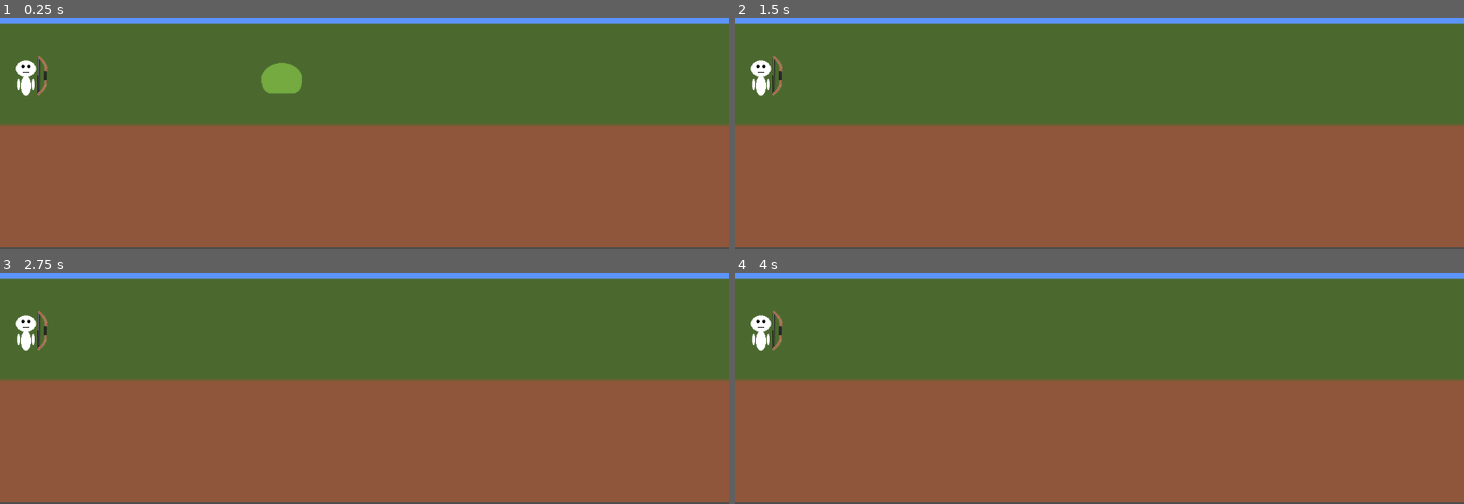
Above: before the commit, frames 1-4 (two rows, left to right).
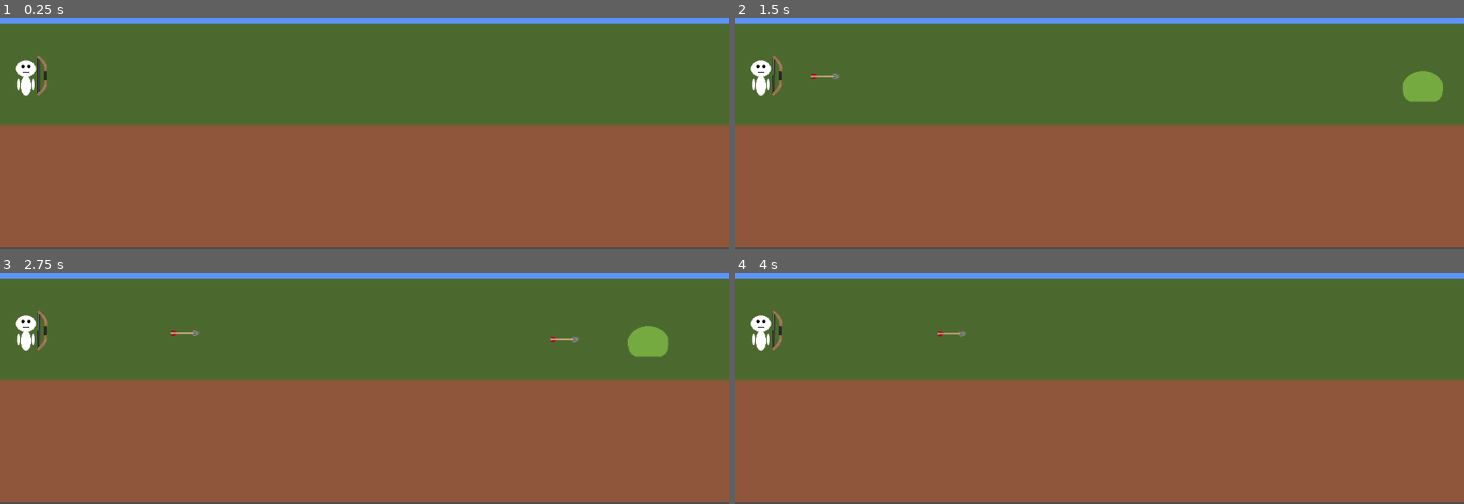
Above: after the commit, the same moments.

Repository: IcyOtter/idle-defense-game
Game: Godot game, scene res://Scene/world.tscn
Two runs of this game, one before a commit and one after it. Both use one fixed random seed, a clock stepped at 60 frames per second and the inputs below.
Inputs (mouse positions are in pixels of both pictures, inside the frame that each line leads up to):
- Up to frame 1 (0.25 s): no input
- Up to frame 2 (1.5 s): move the mouse to (1259, 22) at 0.52 s; press the mouse at (1259, 22) at 0.53 s; move the mouse to (953, 64) at 1.27 s; release the mouse at (953, 64) at 1.28 s; tap Z (toggle_auto_fire) at 1.35 s
- Up to frame 3 (2.75 s): move the mouse to (outside the picture) at 2.02 s; press the mouse at (outside the picture) at 2.03 s
- Up to frame 4 (4 s): move the mouse to (1063, 381) at 2.77 s; release the mouse at (1063, 381) at 2.78 s; tap Z (toggle_auto_fire) at 2.85 s; move the mouse to (1318, 360) at 3.52 s; press the mouse at (1318, 360) at 3.53 s

The runs differ from the first frame. In frame 1, 0.7% of the frame differs, in the area x 5-42%, y 16-33%; in frame 2, 0.7%; in frame 3, 0.7%, in the area x 23-92%, y 22-37%; in frame 4, less than 0.1%.

Commit message:
- Created enemy spawner and wave support

Diff:
--- a/Scene/world.tscn
+++ b/Scene/world.tscn
@@ -1,8 +1,9 @@
-[gd_scene load_steps=5 format=3 uid="uid://dbpb11ikj2xfu"]
+[gd_scene load_steps=6 format=3 uid="uid://dbpb11ikj2xfu"]
 
 [ext_resource type="Texture2D" uid="uid://ctbrkxpyxfa6l" path="res://Assets/Terrain/dirtandgrass.png" id="1_emx41"]
-[ext_resource type="PackedScene" uid="uid://blgx3oqcm6m2t" path="res://Assets/Enemies/Green Slime/GreenSlime.tscn" id="2_dlwip"]
 [ext_resource type="PackedScene" uid="uid://dg5tgildmyl0p" path="res://Assets/Player/player.tscn" id="3_ejll3"]
+[ext_resource type="Script" uid="uid://cfpdp5lgjg7x0" path="res://Scripts/Enemy/Spawner/EnemySpawner.gd" id="4_pcvp0"]
+[ext_resource type="Resource" uid="uid://doqfseeby5rwt" path="res://Scripts/Enemy/Spawner/Spawner Schedules/World1/Sched_World_01.tres" id="5_37axr"]
 
 [sub_resource type="RectangleShape2D" id="RectangleShape2D_ejll3"]
 size = Vector2(1207, 20)
@@ -35,8 +36,16 @@
 position = Vector2(0.5, 101)
 shape = SubResource("RectangleShape2D_ejll3")
 
-[node name="GreenSlime" parent="." instance=ExtResource("2_dlwip")]
-position = Vector2(-118, 54)
-
 [node name="Player" parent="." instance=ExtResource("3_ejll3")]
 position = Vector2(-535, 50)
+
+[node name="EnemySpawner" type="Node2D" parent="." node_paths=PackedStringArray("spawn_points", "spawn_parent")]
+script = ExtResource("4_pcvp0")
+schedule = ExtResource("5_37axr")
+spawn_points = [NodePath("SpawnPoint1")]
+spawn_parent = NodePath("Enemies")
+
+[node name="SpawnPoint1" type="Node2D" parent="EnemySpawner"]
+position = Vector2(536, 69)
+
+[node name="Enemies" type="Node2D" parent="EnemySpawner"]
--- /dev/null
+++ b/Scripts/Enemy/Spawner/EnemySpawner.gd
@@ -0,0 +1,94 @@
+extends Node2D
+class_name EnemySpawner
+
+signal wave_started(wave_index: int)
+signal wave_finished(wave_index: int)
+signal schedule_finished
+
+@export var schedule: SpawnerSchedule
+@export var spawn_points: Array[Node2D] = []
+@export var spawn_parent: Node = null  # if null, spawns into current_scene
+
+var _current_wave_index := -1
+var _is_running := false
+var _rng := RandomNumberGenerator.new()
+
+func _ready() -> void:
+	_rng.randomize()
+	if spawn_parent == null:
+		spawn_parent = get_tree().current_scene
+	start()
+
+func start() -> void:
+	if schedule == null or schedule.waves.is_empty():
+		push_warning("EnemySpawner: No schedule/waves assigned.")
+		return
+	if spawn_points.is_empty():
+		push_warning("EnemySpawner: No spawn points assigned.")
+		return
+
+	if _is_running:
+		return
+
+	_is_running = true
+	_current_wave_index = 0
+	_run_schedule()
+
+func stop() -> void:
+	_is_running = false
+
+func _run_schedule() -> void:
+	while _is_running:
+		if _current_wave_index >= schedule.waves.size():
+			if schedule.loop:
+				_current_wave_index = 0
+			else:
+				emit_signal("schedule_finished")
+				_is_running = false
+				return
+
+		await _run_wave(_current_wave_index)
+		_current_wave_index += 1
+
+func _run_wave(wave_index: int) -> void:
+	var wave := schedule.waves[wave_index]
+
+	emit_signal("wave_started", wave_index)
+
+	if wave.start_delay > 0.0:
+		await get_tree().create_timer(wave.start_delay).timeout
+
+	# Build a spawn queue: expand entries into a list of scenes to spawn
+	var queue: Array[PackedScene] = []
+	for entry in wave.entries:
+		if entry == null or entry.enemy_scene == null:
+			continue
+		var c: int = max(int(entry.count), 0)
+		for i in range(c):
+			queue.append(entry.enemy_scene)
+
+	# Spawn them in order (optionally shuffle for variety)
+	# queue.shuffle() # uncomment if you want random order per wave
+
+	for enemy_scene in queue:
+		if not _is_running:
+			return
+		_spawn_enemy(enemy_scene)
+		if wave.spawn_interval > 0.0:
+			await get_tree().create_timer(wave.spawn_interval).timeout
+
+	emit_signal("wave_finished", wave_index)
+
+	if wave.end_delay > 0.0:
+		await get_tree().create_timer(wave.end_delay).timeout
+
+func _spawn_enemy(enemy_scene: PackedScene) -> void:
+	var enemy := enemy_scene.instantiate()
+	if enemy is Node2D:
+		(enemy as Node2D).global_position = _pick_spawn_point().global_position
+
+	spawn_parent.add_child(enemy)
+
+func _pick_spawn_point() -> Node2D:
+	# Random spawn point for lane variety
+	return spawn_points[_rng.randi_range(0, spawn_points.size() - 1)]
--- /dev/null
+++ b/Scripts/Enemy/Spawner/EnemySpawnerEntry.gd
@@ -0,0 +1,5 @@
+extends Resource
+class_name EnemySpawnEntry
+
+@export var enemy_scene: PackedScene
+@export var count: int = 5
--- /dev/null
+++ b/Scripts/Enemy/Spawner/Spawner Schedules/World1/Sched_World_01.tres
@@ -0,0 +1,10 @@
+[gd_resource type="Resource" script_class="SpawnerSchedule" load_steps=4 format=3 uid="uid://doqfseeby5rwt"]
+
+[ext_resource type="Script" uid="uid://ccf34efscwcbn" path="res://Scripts/Enemy/Spawner/SpawnerSchedule.gd" id="1_feaid"]
+[ext_resource type="Script" uid="uid://cq10vpcmrceij" path="res://Scripts/Enemy/Spawner/WaveData.gd" id="2_ay7cp"]
+[ext_resource type="Resource" uid="uid://bsa8cvvoar6xx" path="res://Scripts/Enemy/Spawner/Spawner Schedules/World1/Waves/Wave_01/Wave_01.tres" id="3_7npje"]
+
+[resource]
+script = ExtResource("1_feaid")
+waves = Array[ExtResource("2_ay7cp")]([ExtResource("3_7npje")])
+metadata/_custom_type_script = "uid://ccf34efscwcbn"
--- /dev/null
+++ b/Scripts/Enemy/Spawner/Spawner Schedules/World1/Waves/Wave_01/01_GreenSlime.tres
@@ -0,0 +1,10 @@
+[gd_resource type="Resource" script_class="EnemySpawnEntry" load_steps=3 format=3 uid="uid://cb3lhfj1nmytr"]
+
+[ext_resource type="Script" uid="uid://cjdjrnrb11vnb" path="res://Scripts/Enemy/Spawner/EnemySpawnerEntry.gd" id="1_apo66"]
+[ext_resource type="PackedScene" uid="uid://blgx3oqcm6m2t" path="res://Assets/Enemies/Green Slime/GreenSlime.tscn" id="1_qcnsd"]
+
+[resource]
+script = ExtResource("1_apo66")
+enemy_scene = ExtResource("1_qcnsd")
+count = 10
+metadata/_custom_type_script = "uid://cjdjrnrb11vnb"
--- /dev/null
+++ b/Scripts/Enemy/Spawner/Spawner Schedules/World1/Waves/Wave_01/02_enem_GreenSlime.tres
@@ -0,0 +1,9 @@
+[gd_resource type="Resource" script_class="EnemySpawnEntry" load_steps=3 format=3 uid="uid://bfp40cto1erp4"]
+
+[ext_resource type="PackedScene" uid="uid://blgx3oqcm6m2t" path="res://Assets/Enemies/Green Slime/GreenSlime.tscn" id="1_7kpuh"]
+[ext_resource type="Script" uid="uid://cjdjrnrb11vnb" path="res://Scripts/Enemy/Spawner/EnemySpawnerEntry.gd" id="2_dcm6o"]
+
+[resource]
+script = ExtResource("2_dcm6o")
+enemy_scene = ExtResource("1_7kpuh")
+metadata/_custom_type_script = "uid://cjdjrnrb11vnb"
--- /dev/null
+++ b/Scripts/Enemy/Spawner/Spawner Schedules/World1/Waves/Wave_01/Wave_01.tres
@@ -0,0 +1,12 @@
+[gd_resource type="Resource" script_class="WaveData" load_steps=5 format=3 uid="uid://bsa8cvvoar6xx"]
+
+[ext_resource type="Script" uid="uid://cjdjrnrb11vnb" path="res://Scripts/Enemy/Spawner/EnemySpawnerEntry.gd" id="1_ga813"]
+[ext_resource type="Resource" uid="uid://cb3lhfj1nmytr" path="res://Scripts/Enemy/Spawner/Spawner Schedules/World1/Waves/Wave_01/01_GreenSlime.tres" id="2_6064k"]
+[ext_resource type="Resource" uid="uid://bfp40cto1erp4" path="res://Scripts/Enemy/Spawner/Spawner Schedules/World1/Waves/Wave_01/02_enem_GreenSlime.tres" id="3_a3l61"]
+[ext_resource type="Script" uid="uid://cq10vpcmrceij" path="res://Scripts/Enemy/Spawner/WaveData.gd" id="4_opt72"]
+
+[resource]
+script = ExtResource("4_opt72")
+entries = Array[ExtResource("1_ga813")]([ExtResource("2_6064k"), ExtResource("3_a3l61")])
+spawn_interval = 2.0
+metadata/_custom_type_script = "uid://cq10vpcmrceij"
--- /dev/null
+++ b/Scripts/Enemy/Spawner/SpawnerSchedule.gd
@@ -0,0 +1,5 @@
+extends Resource
+class_name SpawnerSchedule
+
+@export var waves: Array[WaveData] = []
+@export var loop: bool = false
--- /dev/null
+++ b/Scripts/Enemy/Spawner/WaveData.gd
@@ -0,0 +1,8 @@
+extends Resource
+class_name WaveData
+
+@export var entries: Array[EnemySpawnEntry] = []
+
+@export var spawn_interval: float = 0.75  # time between individual spawns
+@export var start_delay: float = 1.0      # delay before wave begins
+@export var end_delay: float = 2.0        # delay after wave completes
Not shown, added: Scripts/Enemy/Spawner/EnemySpawner.gd.uid
Not shown, added: Scripts/Enemy/Spawner/EnemySpawnerEntry.gd.uid
Not shown, added: Scripts/Enemy/Spawner/SpawnerSchedule.gd.uid
Not shown, added: Scripts/Enemy/Spawner/WaveData.gd.uid
